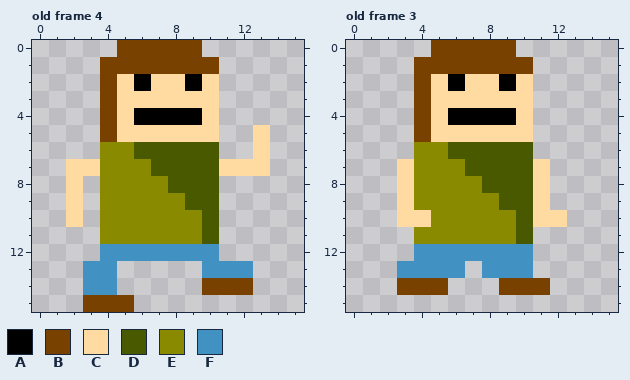
One commit to this pixel-art file: assets/player-run.aseprite. Above: the version before the commit.
16x16 pixels, 4 frames. Shown: old frame 4, old frame 3. The commit also changed other frames, which this record leaves out.
Palette (. is transparent): A #000000  B #794100  C #ffdba2  D #495900  E #8a8a00  F #4192c3
Pixels before, old frame 4, first column x 2:
 0 ...BBBBB....
 1 ..BBBBBBB...
 2 ..BCACCAC...
 3 ..BCCCCCC...
 4 ..BCAAAAC...
 5 ..BCCCCCC..C
 6 ..EEDDDDD..C
 7 CCEEEDDDDCCC
 8 C.EEEEDDD...
 9 C.EEEEEDD...
10 C.EEEEEED...
11 ..EEEEEED...
12 ..FFFFFFF...
13 .FF.....FFF.
14 .FF.....BBB.
15 .BBB........
Pixels before, old frame 3, first column x 3:
 0 ..BBBBB...
 1 .BBBBBBB..
 2 .BCACCAC..
 3 .BCCCCCC..
 4 .BCAAAAC..
 5 .BCCCCCC..
 6 .EEDDDDD..
 7 CEEEDDDDC.
 8 CEEEEDDDC.
 9 CEEEEEDDC.
10 CCEEEEEDCC
11 .EEEEEED..
12 .FFFFFFF..
13 FFFF.FFF..
14 BBB...BBB.
Now the later version:
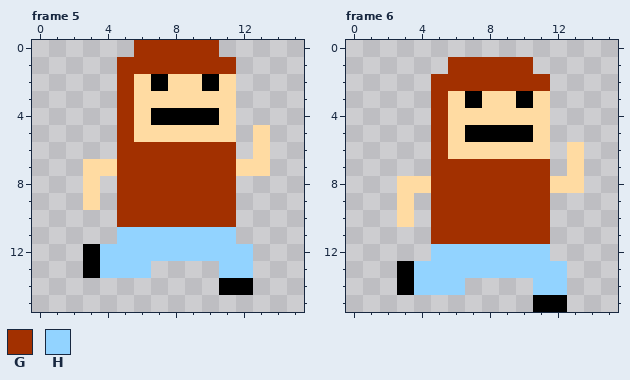
Colours new in this view: G #a23000  H #92d3ff
A new or re-ordered frame is compared with the old frame closest to it.
Edits made:
frames 4 -> 6
Changed rows in their new state; - is an unchanged pixel.
Frame 5 is new; against old frame 4:
first column x 2:
 0 ---.GGGGG--
 1 --.GGGGGGG-
 2 --.GCA-CAC-
 3 --.G-----C-
 4 --.GC---AC-
 5 --.G-----C-
 6 --.GGGGGGG-
 7 .-CGGGGGGG-
 8 .C.GGGGGGG-
 9 .C.GGGGGGG-
10 .-.GGGGGGG-
11 --.HHHHHHH-
12 -AHHHHHHHHH
13 -AHHH---.HH
14 -..-----.AA
15 -...-------
Frame 6 is new; against old frame 3:
first column x 3:
 0 --.....----
 1 -..GGGGG---
 2 -.GGGGGGG--
 3 -.G-A--AC--
 4 -.GCCCC-C--
 5 -.G-AAAAC--
 6 -.GCCCCCC-C
 7 ..GGGGGGG-C
 8 -CGGGGGGGCC
 9 -.GGGGGGG--
10 -.GGGGGGG.-
11 -.GGGGGGG--
12 -.HHHHHHH--
13 AHHHHHHHHH-
14 AHHH--..HH-
15 --------AA-
Where, in picture pixels (left, top, right, bottom), the same in both pictures:
changed: (66, 40, 253, 312)
changed: (397, 40, 584, 312)
